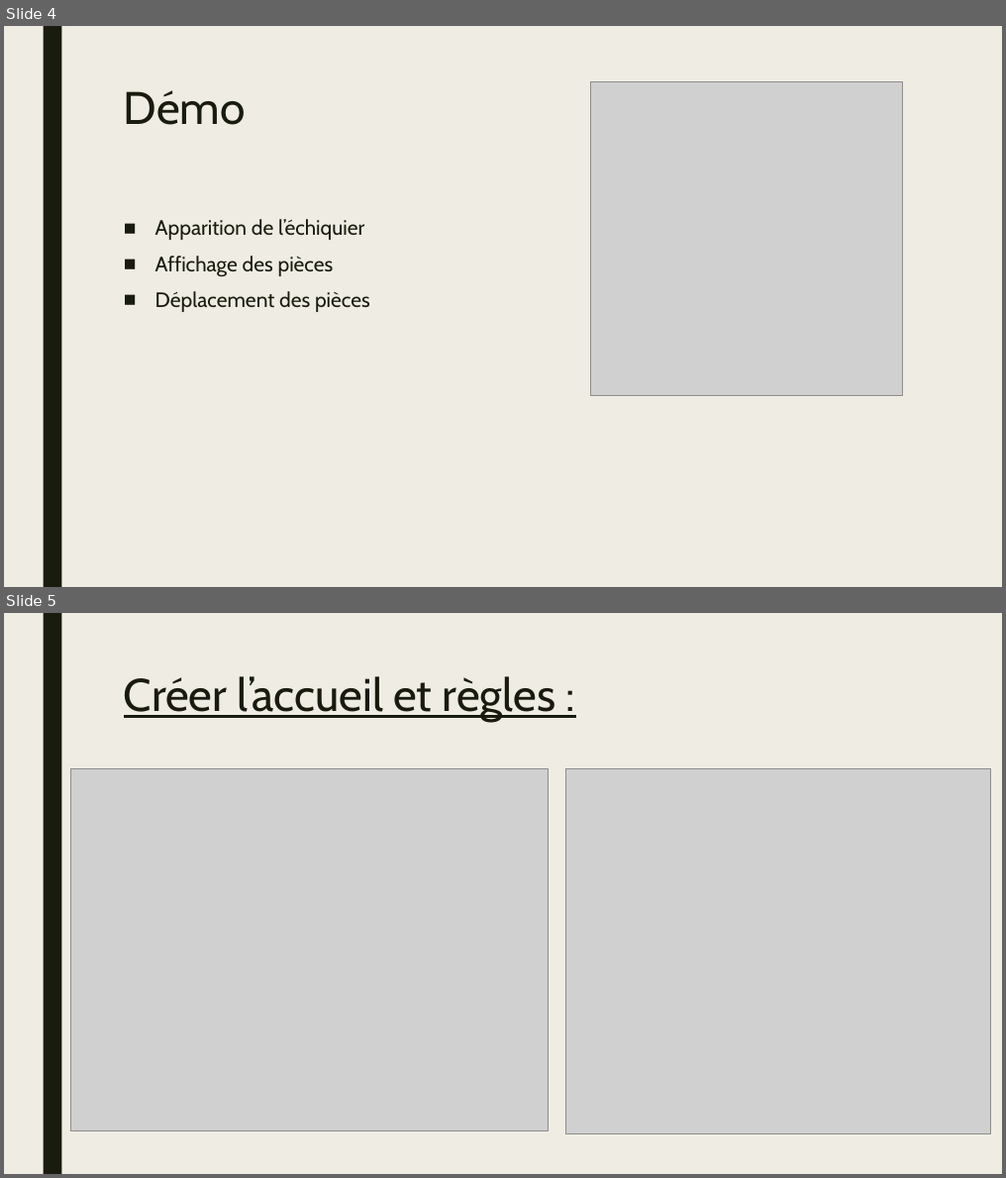
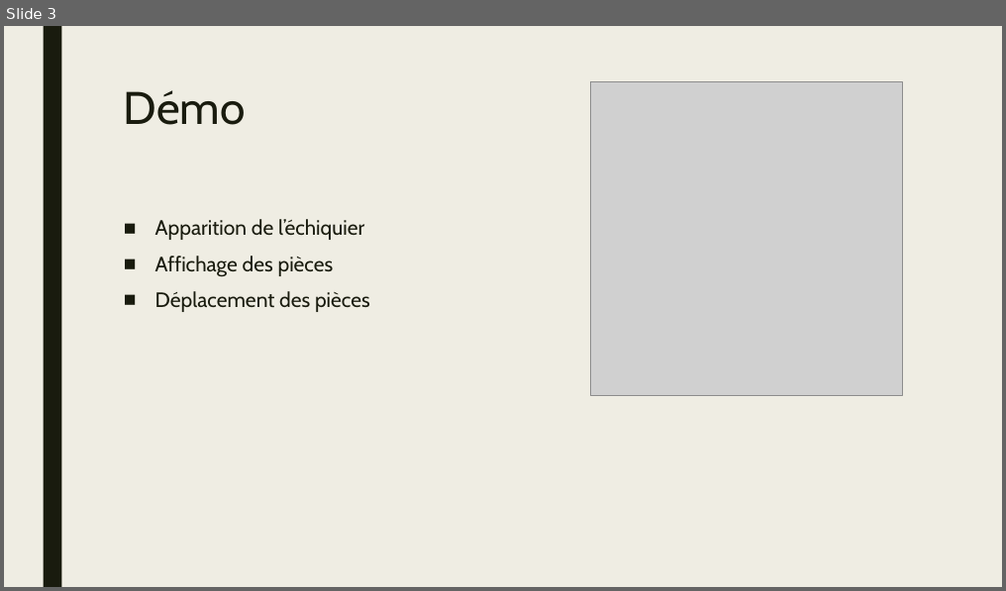
Before and after one commit to information47/Echiquier, a slide deck: Itération_2.pptx. Shown one above the other, each under a label of ours: slides 4 and 5 before the commit, slide 3 after it. The pictures are 1006x1178 and 1006x591 pixels, drawn with LibreOffice and Linux fonts; fonts in the diff are those of the drawing; grey boxes stand for pictures. Boxes give left, top, right and bottom in pixels: in the first picture for what was removed or moved away, otherwise in the second. Text is boxed around its words. In the diff, an @@ line names an element or a change of style, - is before the commit and + after.

```diff
--- a/Itération_2.pptx
+++ b/Itération_2.pptx
@@ slide 5 removed at (x1=4, y1=613, x2=1002, y2=1174), background #EFEDE3; not listed: 1 template element that a slide beside it also shows @@
@@ title removed at (x1=124, y1=676, x2=555, y2=722) @@
-Créer l’accueil et règles :
@@ picture removed at (x1=70, y1=768, x2=548, y2=1131) @@
@@ picture removed at (x1=565, y1=768, x2=991, y2=1134) @@
@@ what was slide 4 is now slide 3 @@
```
Also in this commit, not shown: 1 slide changed, 1 slide added, 2 other slides removed.
